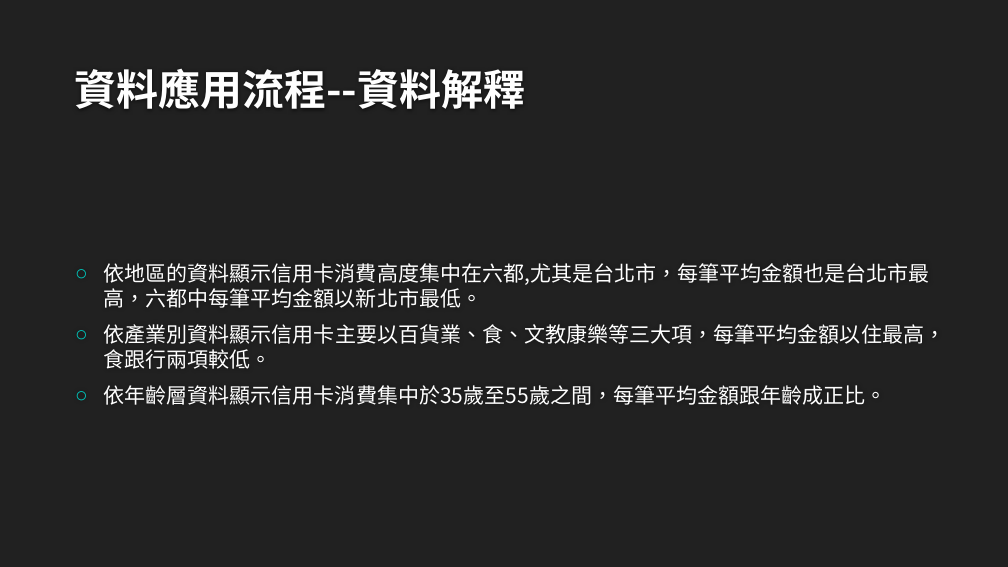
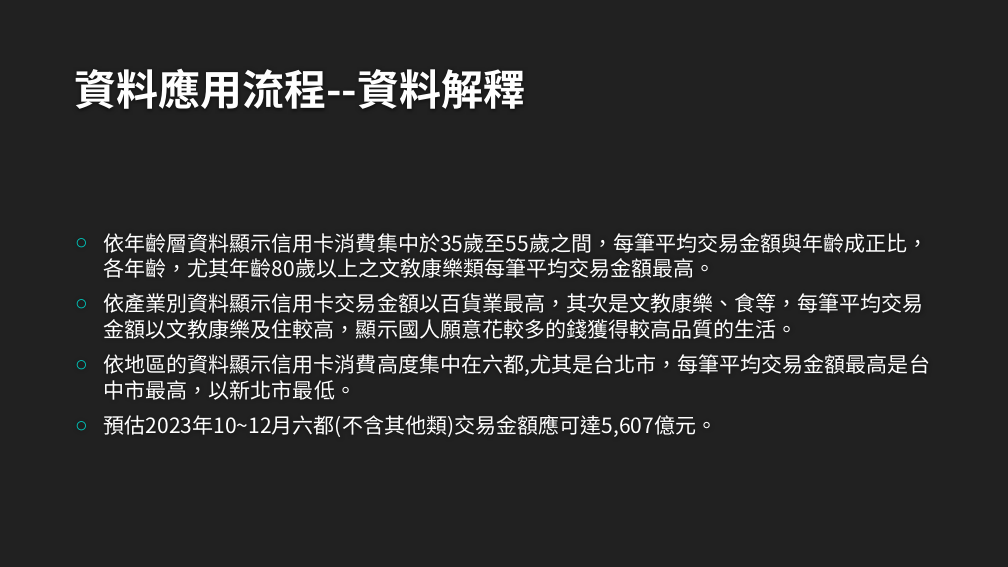
Before and after one commit to isabel112233/creditcard, a slide deck: slide 17 of 信用卡消費樣態.pptx (slide 19 before the commit). Drawn at 1008x567 pixels with LibreOffice and Linux fonts; fonts in the diff are those of the drawing; background and template pictures are left out. Boxes give left, top, right and bottom in pixels: in the first picture for what was removed or moved away, otherwise in the second. Text is boxed around its words. In the diff, an @@ line names an element or a change of style, - is before the commit and + after.

```diff
--- a/信用卡消費樣態.pptx
+++ b/信用卡消費樣態.pptx
@@ text at [104, 233, 930, 437]: text changed @@
-○ 依地區的資料顯示信用卡消費高度集中在六都,尤其是台北市，每筆平均金額也是台北市最高，六都中每筆平均金額以新北市最低。
-○ 依產業別資料顯示信用卡主要以百貨業、食、文教康樂等三大項，每筆平均金額以住最高，食跟行兩項較低。
-○ 依年齡層資料顯示信用卡消費集中於35歲至55歲之間，每筆平均金額跟年齡成正比。
+○ 依年齡層資料顯示信用卡消費集中於35歲至55歲之間，每筆平均交易金額與年齡成正比，各年齡，尤其年齡80歲以上之文敎康樂類每筆平均交易金額最高。
+○ 依產業別資料顯示信用卡交易金額以百貨業最高，其次是文教康樂、食等，每筆平均交易金額以文教康樂及住較高，顯示國人願意花較多的錢獲得較高品質的生活。
+○ 依地區的資料顯示信用卡消費高度集中在六都,尤其是台北市，每筆平均交易金額最高是台中市最高，以新北市最低。
+○ 預估2023年10~12月六都(不含其他類)交易金額應可達5,607億元。
```
Also in this commit, not shown: 13 other slides changed, 2 slides added, 1 slide removed, 3 other files.
